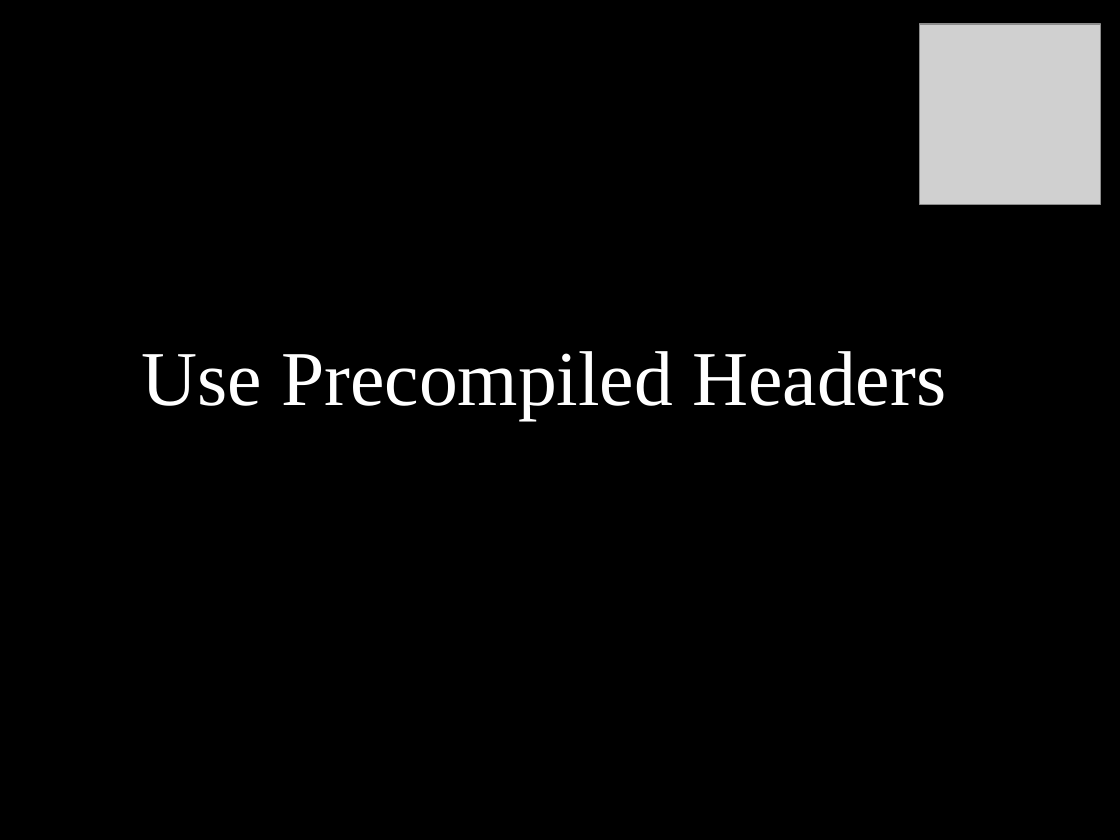
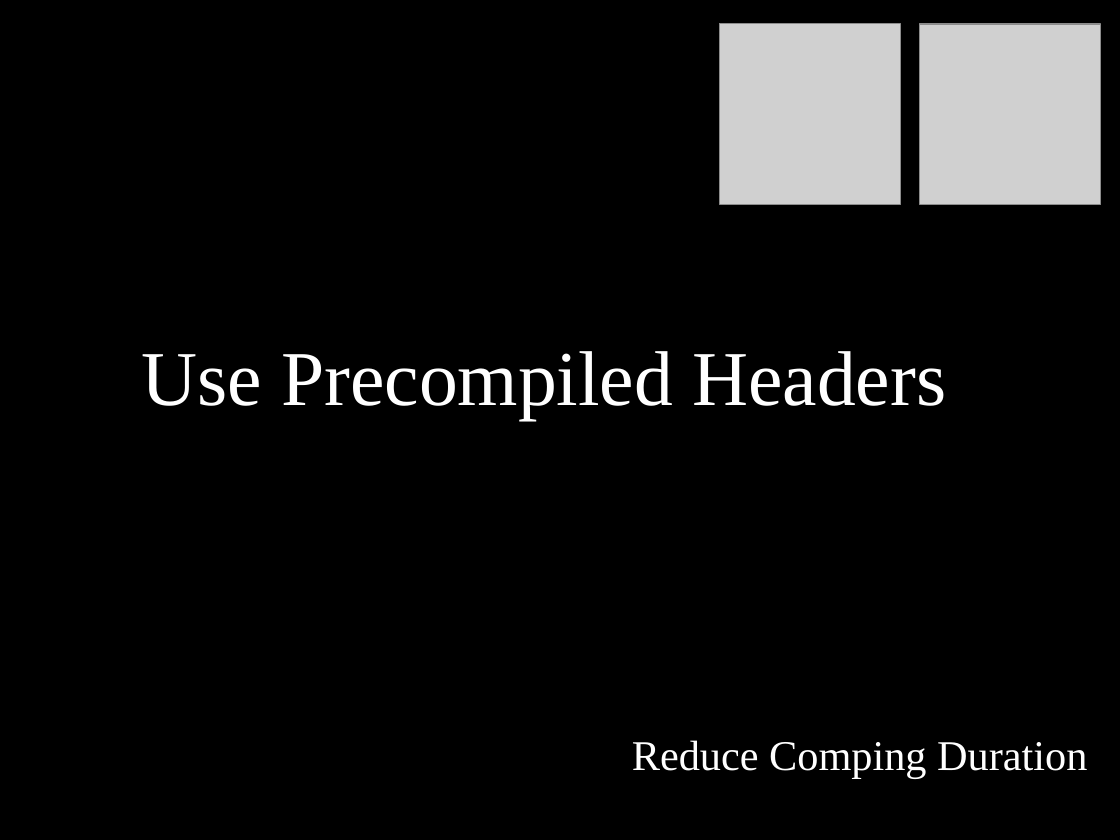
Before and after one commit to dodikk/StaticLib-Slides, a slide deck: slide 67 of Libraries-GoingNative.odp (slide 61 before the commit). Drawn at 1120x840 pixels with LibreOffice and Linux fonts; fonts in the diff are those of the drawing; grey boxes stand for pictures. Boxes give left, top, right and bottom in pixels: in the first picture for what was removed or moved away, otherwise in the second. Text is boxed around its words. In the diff, an @@ line names an element or a change of style, - is before the commit and + after.

```diff
--- a/Libraries-GoingNative.odp
+++ b/Libraries-GoingNative.odp
@@ picture added at [721, 24, 901, 205] @@
@@ title added at [632, 740, 1087, 779], 30 pt, text #FFFFFF @@
+Reduce Comping Duration
```
Also in this commit, not shown: 2 other slides changed, 11 slides added, 10 slides removed, 1 other file.
